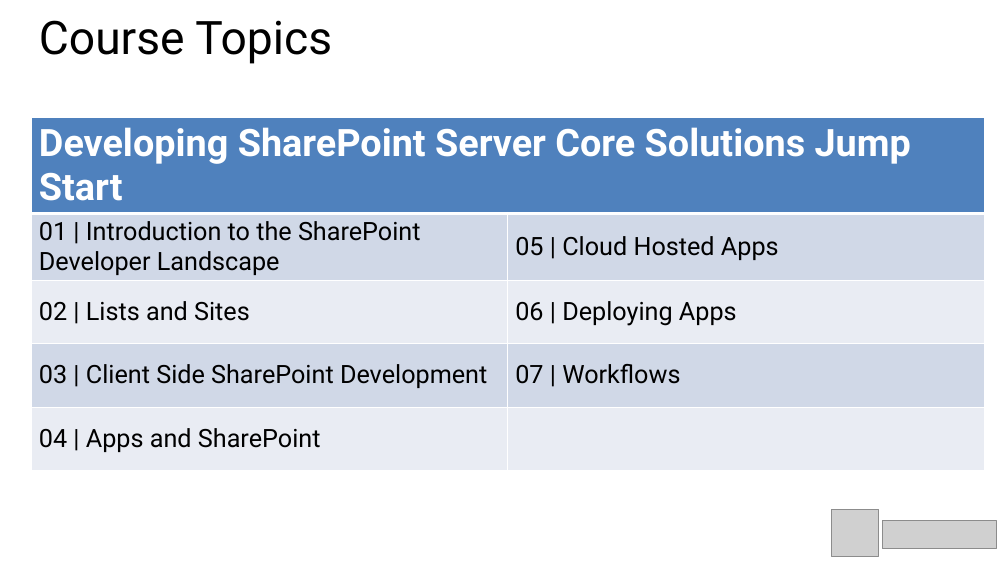
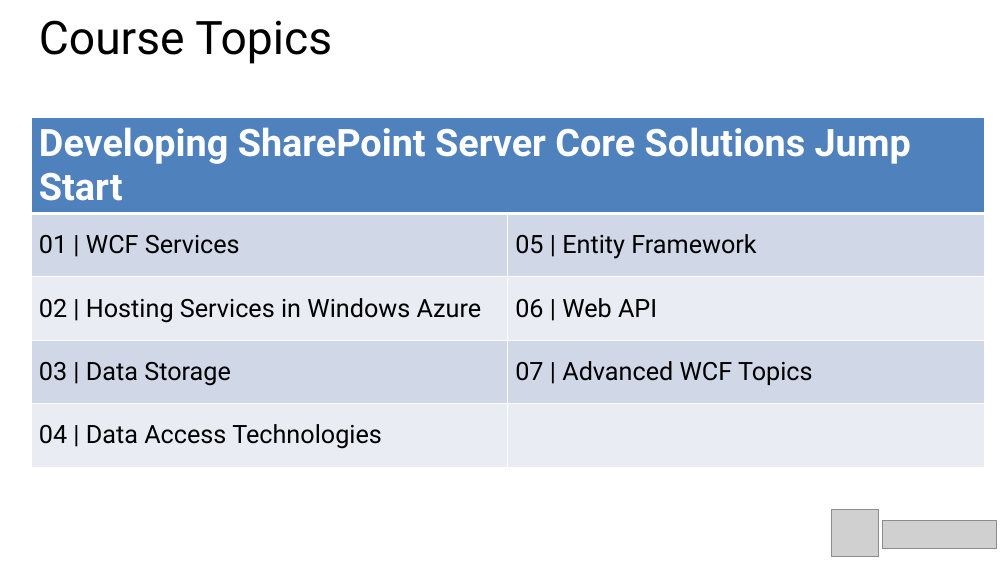
Before and after one commit to BretStateham/MVAWebServicesAndAzure, a slide deck: slide 4 of 01-WCFServices/01-WCFServices.pptx. Drawn at 1008x567 pixels with LibreOffice and Linux fonts; fonts in the diff are those of the drawing; grey boxes stand for pictures. Boxes give left, top, right and bottom in pixels: in the first picture for what was removed or moved away, otherwise in the second. Text is boxed around its words. In the diff, an @@ line names an element or a change of style, - is before the commit and + after.

Commit message:
Added some updates to WCF Deck

```diff
--- a/01-WCFServices/01-WCFServices.pptx
+++ b/01-WCFServices/01-WCFServices.pptx
@@ table at (x1=31, y1=117, x2=984, y2=453) @@
-row 2, column 1: 01 | Introduction to the SharePoint Developer Landscape
+row 2, column 1: 01 | WCF Services
-row 2, column 2: 05 | Cloud Hosted Apps
+row 2, column 2: 05 | Entity Framework
-row 3, column 1: 02 | Lists and Sites
+row 3, column 1: 02 | Hosting Services in Windows Azure
-row 3, column 2: 06 | Deploying Apps
+row 3, column 2: 06 | Web API
-row 4, column 1: 03 | Client Side SharePoint Development
+row 4, column 1: 03 | Data Storage
-row 4, column 2: 07 | Workflows
+row 4, column 2: 07 | Advanced WCF Topics
-row 5, column 1: 04 | Apps and SharePoint
+row 5, column 1: 04 | Data Access Technologies
```
Also in this commit, not shown: 1 other slide changed, 2 other files.
